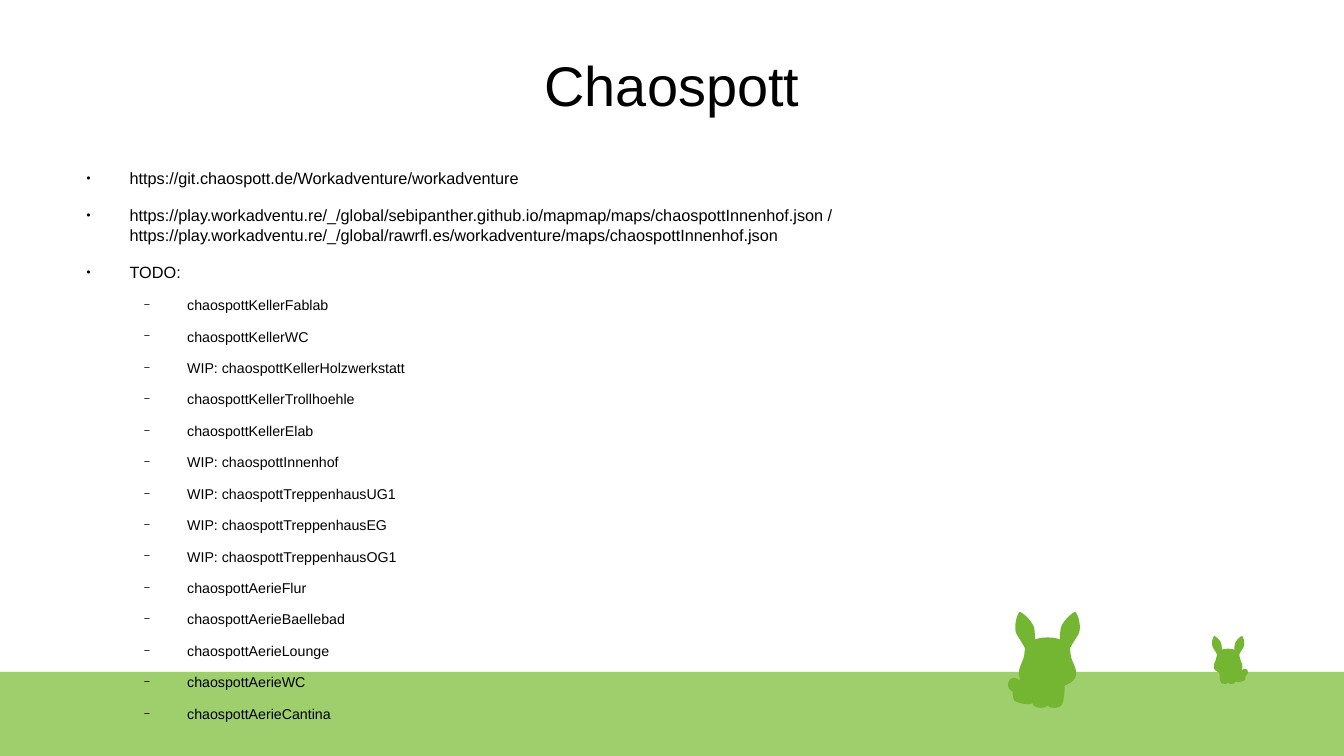
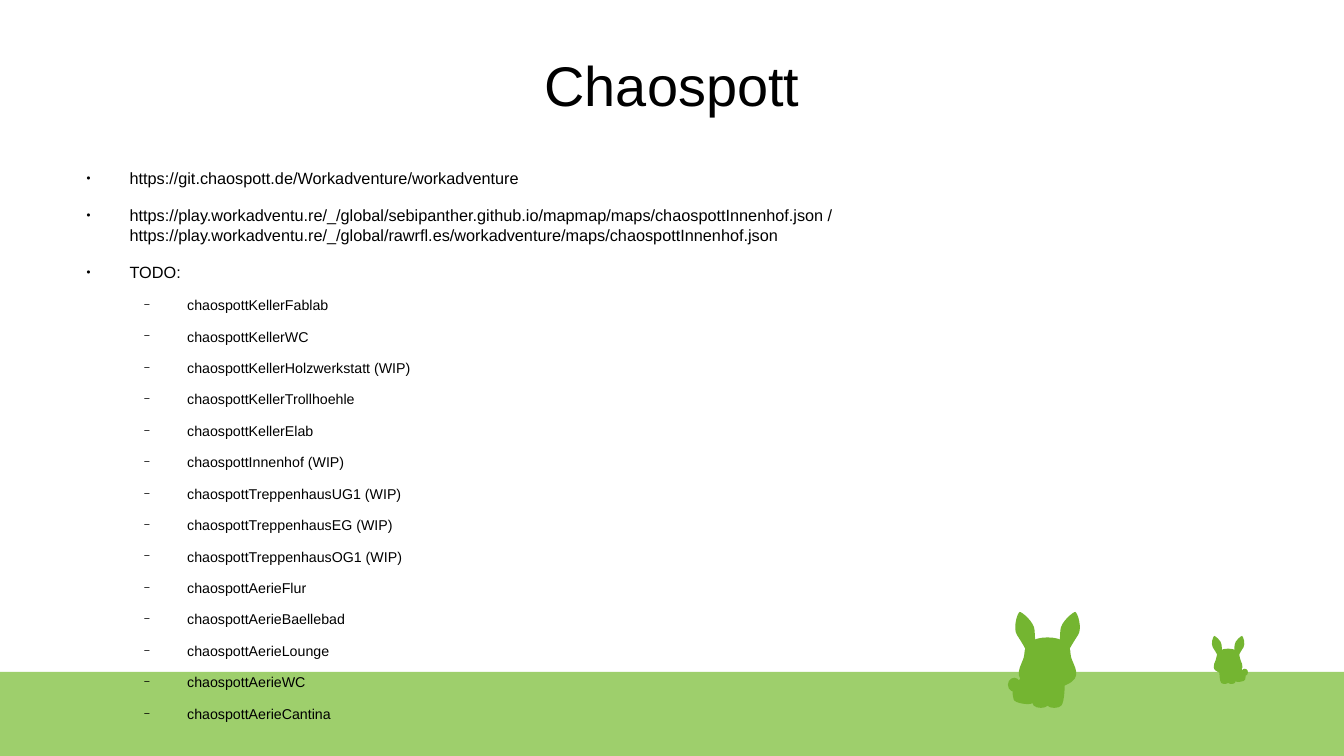
Before and after one commit to SebiPanther/mapmap, a slide deck: slide 17 of WorkAdventure.odp (slide 16 before the commit). Drawn at 1344x756 pixels with LibreOffice and Linux fonts; fonts in the diff are those of the drawing. Boxes give left, top, right and bottom in pixels: in the first picture for what was removed or moved away, otherwise in the second. Text is boxed around its words. In the diff, an @@ line names an element or a change of style, - is before the commit and + after.

```diff
--- a/WorkAdventure.odp
+++ b/WorkAdventure.odp
@@ text at bbox=[187, 362, 410, 376]: text changed @@
-  − WIP: chaospottKellerHolzwerkstatt
+  − chaospottKellerHolzwerkstatt (WIP)
@@ text at bbox=[187, 456, 402, 565]: text changed @@
-  − WIP: chaospottInnenhof
-  − WIP: chaospottTreppenhausUG1
-  − WIP: chaospottTreppenhausEG
-  − WIP: chaospottTreppenhausOG1
+  − chaospottInnenhof (WIP)
+  − chaospottTreppenhausUG1 (WIP)
+  − chaospottTreppenhausEG (WIP)
+  − chaospottTreppenhausOG1 (WIP)
```
Also in this commit, not shown: 2 other slides changed, 1 slide added.
